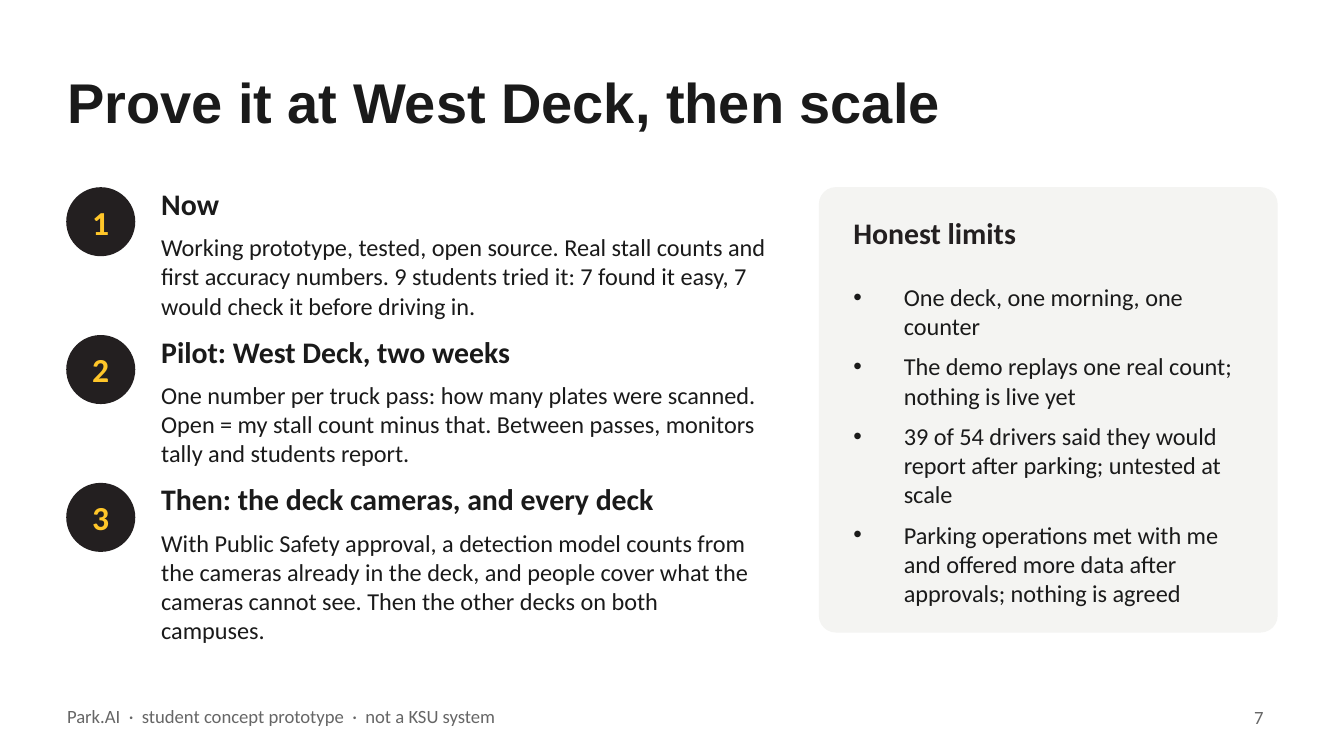
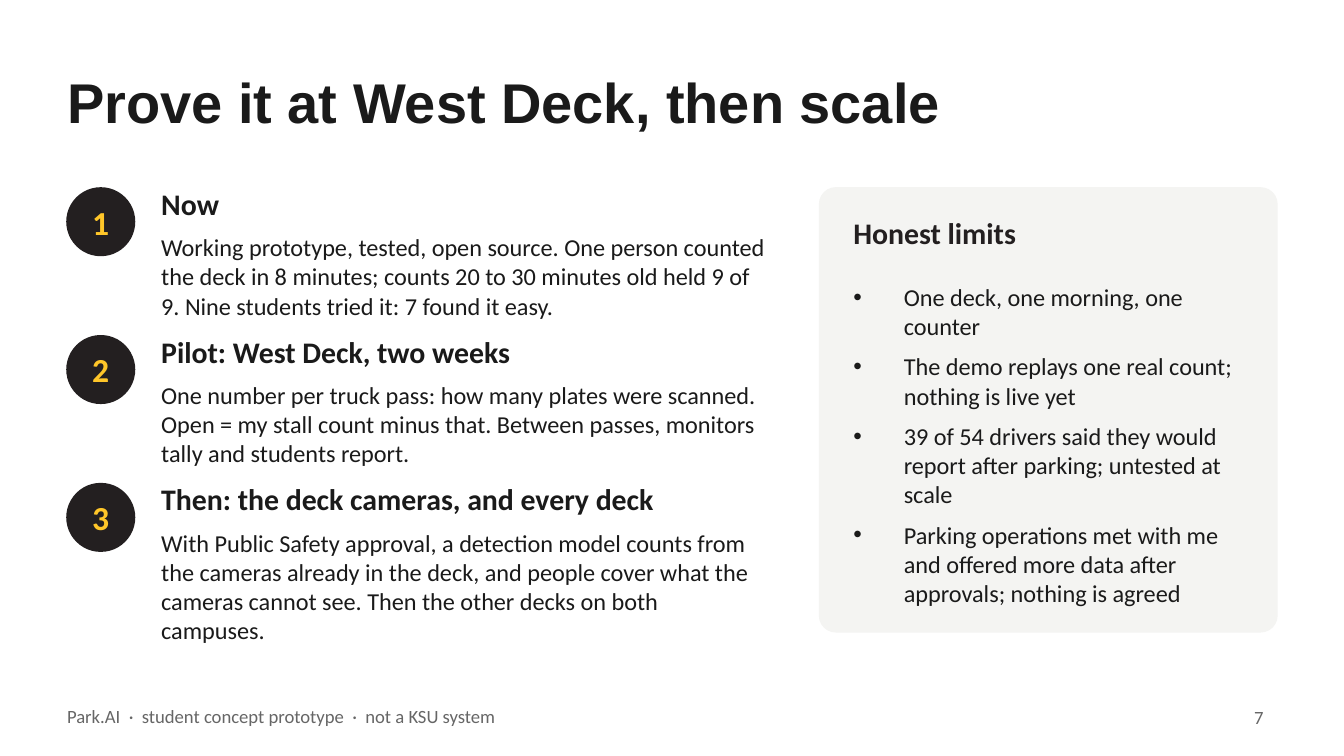
Before and after one commit to boots59/park.ai, a slide deck: slide 7 of submission/Park-AI-pitch-DRAFT.pptx. Drawn at 1344x756 pixels with LibreOffice and Linux fonts; fonts in the diff are those of the drawing. Boxes give left, top, right and bottom in pixels: in the first picture for what was removed or moved away, otherwise in the second. Text is boxed around its words. In the diff, an @@ line names an element or a change of style, - is before the commit and + after.

```diff
--- a/submission/Park-AI-pitch-DRAFT.pptx
+++ b/submission/Park-AI-pitch-DRAFT.pptx
@@ text at [161,239,765,319]: text changed @@
-Working prototype, tested, open source. Real stall counts and first accuracy numbers. 9 students tried it: 7 found it easy, 7 would check it before driving in.
+Working prototype, tested, open source. One person counted the deck in 8 minutes; counts 20 to 30 minutes old held 9 of 9. Nine students tried it: 7 found it easy.
```
Also in this commit, not shown: 1 other slide changed, 3 other files.
